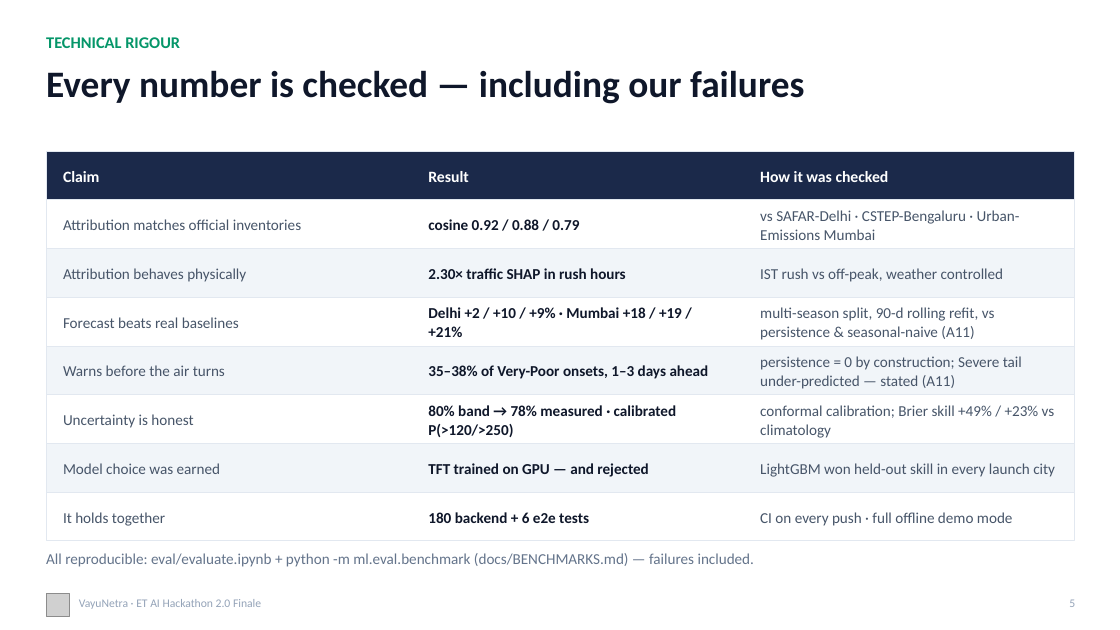
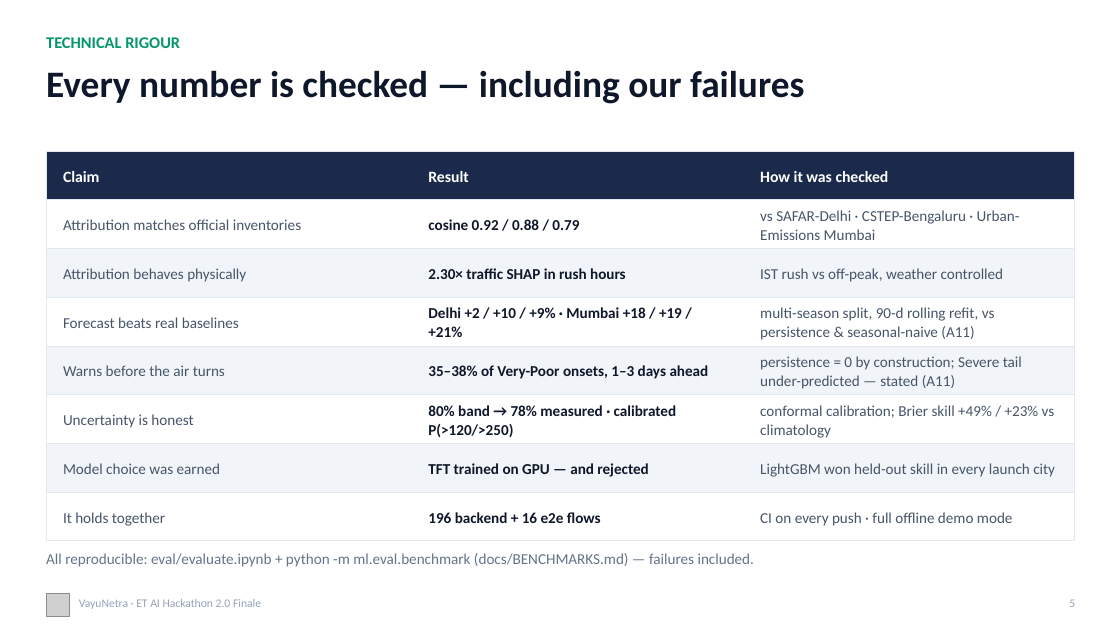
Before and after one commit to omkarrr88/VayuNetra, a slide deck: slide 5 of docs/VayuNetra_Pitch.pptx. Drawn at 1120x630 pixels with LibreOffice and Linux fonts; fonts in the diff are those of the drawing; grey boxes stand for pictures. Boxes give left, top, right and bottom in pixels: in the first picture for what was removed or moved away, otherwise in the second. Text is boxed around its words. In the diff, an @@ line names an element or a change of style, - is before the commit and + after.

Commit message:
test: finale API tests, benchmark harness tests (62% coverage, CI gate 55%), CI e2e smoke job

```diff
--- a/docs/VayuNetra_Pitch.pptx
+++ b/docs/VayuNetra_Pitch.pptx
@@ text at [428, 512, 601, 523]: text changed @@
-180 backend + 6 e2e tests
+196 backend + 16 e2e flows
```
Also in this commit, not shown: 12 other files.
